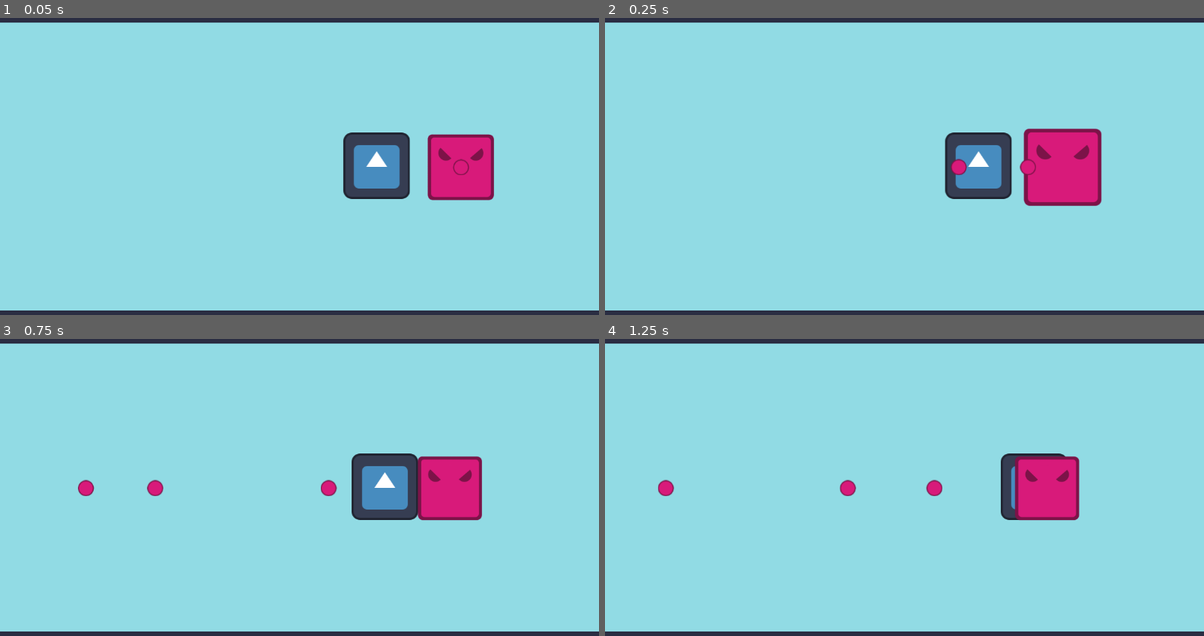
Above: before the commit, frames 1-4 (two rows, left to right).
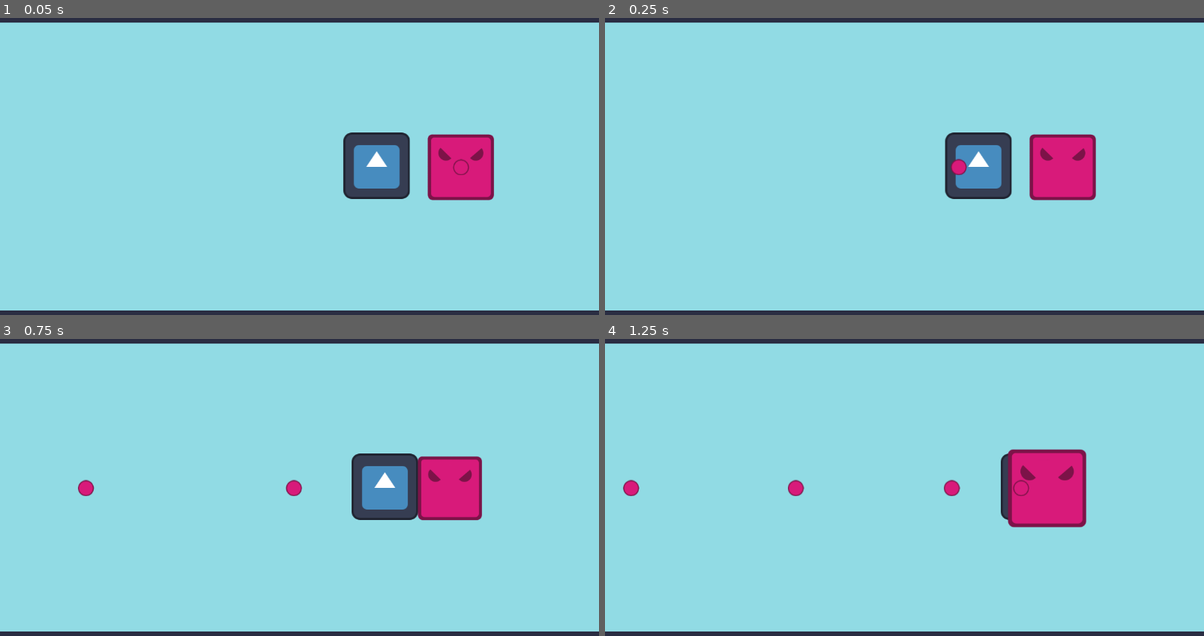
Above: after the commit, the same moments.

Repository: les-brows/la-boucle-musicale
Game: Godot game, scene res://MainScene.tscn
Two runs of this game, one before a commit and one after it. Both use one fixed random seed, a clock stepped at 60 frames per second and the inputs below. The engine's default icon, where the game draws it, is replaced by a stand-in: a white triangle on a blue panel in a dark square.
Inputs (mouse positions are in pixels of both pictures, inside the frame that each line leads up to):
- Up to frame 1 (0.05 s): no input
- Up to frame 2 (0.25 s): no input
- Up to frame 3 (0.75 s): move the mouse to (431, 469) at 0.52 s; hold D (player1_right) from 0.53 s (still down); right-click (431, 469) at 0.6 s
- Up to frame 4 (1.25 s): keep holding D (player1_right)

Frame 1 is identical in both runs. In frame 2, 1.6% of the frame differs, in the area x 69-83%, y 37-64%; in frame 3, 0.4%; in frame 4, 2.5%, in the area x 3-81%, y 37-64%.

Commit message:
feat: Add new song + pitch management

Diff:
--- a/Objects/Enemies/Shooter.tscn
+++ b/Objects/Enemies/Shooter.tscn
@@ -26,3 +26,5 @@
 stream = ExtResource("3_qpsbd")
 volume_db = -11.243
 pitch_scale = 0.49
+max_distance = 750.0
+attenuation = 0.460596
--- a/Objects/Enemies/shooter.gd
+++ b/Objects/Enemies/shooter.gd
@@ -13,13 +13,13 @@
 
 func _init() -> void:
 	super()
-	var note1: Note = Note.new(0, 0, 0)
-	var note2: Note = Note.new(1, 0, 0)
-	var note3: Note = Note.new(3, 0, 0)
-	var note4: Note = Note.new(5, 0, -0.1)
-	var note5: Note = Note.new(6, 0, 0)
-	var list_notes: Array[Note] = [note1, note2, note3, note4, note5]
-	shoot_partition = Partition.new(4, 8, list_notes)
+	var list_notes: Array[Note] = [Note.new(0, 0, 3), Note.new(3, 0, -2), Note.new(5, 0, -2),
+								   Note.new(7, 0, -2), Note.new(8, 0, 3), Note.new(11, 0, -2),
+								   Note.new(13, 0, -2), Note.new(14, 0, 4), Note.new(16, 0, 3),
+								   Note.new(16 + 3, 0, -2), Note.new(16 + 5, 0, -2), Note.new(16 + 7, 0, -2),
+								   Note.new(16 + 8, 0, 3), Note.new(16 + 11, 0, 6), Note.new(16 + 13, 0, 4),
+								   Note.new(16 + 14, 0, 1)]
+	shoot_partition = Partition.new(4, 32, list_notes)
 
 
 func _process(delta: float) -> void:
@@ -39,7 +39,7 @@
 	if(num_beat == shoot_partition.get_next_beat(num_beat)):
 		boing_state = NB_SECONDS_BOING_RECOVER + NB_SECONDS_BOING_JUMP
 		var note = shoot_partition.get_curr_note()
-		$InstrumentPlayer.pitch_scale = 1.0 + note.pitch
+		$InstrumentPlayer.pitch_scale = pow(2, note.pitch/12.0)
 		$InstrumentPlayer.play()
 		shoot_projectile(Vector2(-1, 0))
 		print("Boing ", note.beat_number, " ", note.pitch)
--- a/Rythm/MusicManager.tscn
+++ b/Rythm/MusicManager.tscn
@@ -1,15 +1,15 @@
 [gd_scene load_steps=4 format=3 uid="uid://bne5gfgl17hng"]
 
 [ext_resource type="Script" uid="uid://b8r8cndyu1hxk" path="res://Rythm/music_manager.gd" id="1_npbc1"]
-[ext_resource type="AudioStream" uid="uid://bmiw036m25nqi" path="res://Assets/You Say Run.mp3" id="1_u48bt"]
 [ext_resource type="PackedScene" uid="uid://sd570mjely02" path="res://Rythm/Metronome.tscn" id="2_aihqw"]
+[ext_resource type="AudioStream" uid="uid://dfps8fk00jtly" path="res://Assets/Instruments/LayerBase.wav" id="2_whquc"]
 
 [node name="MusicManager" type="Node"]
 script = ExtResource("1_npbc1")
 
 [node name="Music" type="AudioStreamPlayer" parent="."]
-stream = ExtResource("1_u48bt")
-volume_db = -14.991
+stream = ExtResource("2_whquc")
+volume_db = 3.747
 autoplay = true
 
 [node name="Metronome" parent="." instance=ExtResource("2_aihqw")]
--- a/Rythm/note.gd
+++ b/Rythm/note.gd
@@ -4,9 +4,9 @@
 
 var beat_number: int = 0
 var action: int = 0
-var pitch: float = 0
+var pitch: int = 0
 
-func _init(init_beat_number: int, init_action: int, init_pitch: float):
+func _init(init_beat_number: int, init_action: int, init_pitch: int):
 	action = init_action
 	beat_number = init_beat_number
 	pitch = init_pitch
--- a/Rythm/test_sound.gd
+++ b/Rythm/test_sound.gd
@@ -10,11 +10,12 @@
 	initial_volume_db = volume_db
 
 func _on_beat_launched(num_beat: int) -> void:
-	if(num_beat % Globals.BPM_SUBDIVISION == 0):
-		if(int(num_beat / float(Globals.BPM_SUBDIVISION)) % 4 ==0):
-			volume_db = initial_volume_db
-		else:
-			volume_db = initial_volume_db - VOLUME_DB_DIFF_BAR
-	else:
-		volume_db = initial_volume_db - VOLUME_DB_DIFF
-	play()
+	return
+	#if(num_beat % Globals.BPM_SUBDIVISION == 0):
+		#if(int(num_beat / float(Globals.BPM_SUBDIVISION)) % 4 ==0):
+			#volume_db = initial_volume_db
+		#else:
+			#volume_db = initial_volume_db - VOLUME_DB_DIFF_BAR
+	#else:
+		#volume_db = -100
+	#play()
--- a/globals.gd
+++ b/globals.gd
@@ -4,7 +4,7 @@
 var LEVEL_SIZE = 5000
 
 const BPM_SUBDIVISION : int = 8
-const BASE_BPM : int = 175
+const BASE_BPM : int = 200
 const BPM: int = BPM_SUBDIVISION * BASE_BPM
 
 @warning_ignore("unused_signal")
Not shown, added: Assets/Instruments/LayerBase.wav
